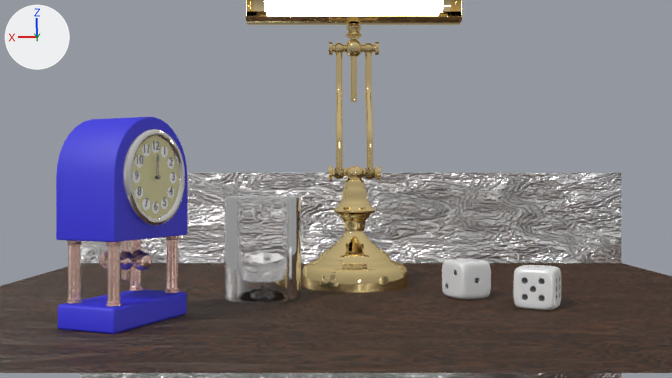
Before and after pictures for a commit that changed the Blender file scenes/bureau.blend.
Rendered twice from the file's camera 'Camera'. The axes (+X, +Y, +Z) are drawn at upper left. The lights are the same throughout. Text is drawn in Blender's own font.

The first picture shows 'Cylinder', 'De', 'De.001', 'Horloge_Base', 'Horloge_Corps', 'Horloge_Fond', 'Horloge_Heures', 'Horloge_Tour', 'Lamp foot', 'Lamp head 3', 'Plane', 'Plane.001', 'Verre'.
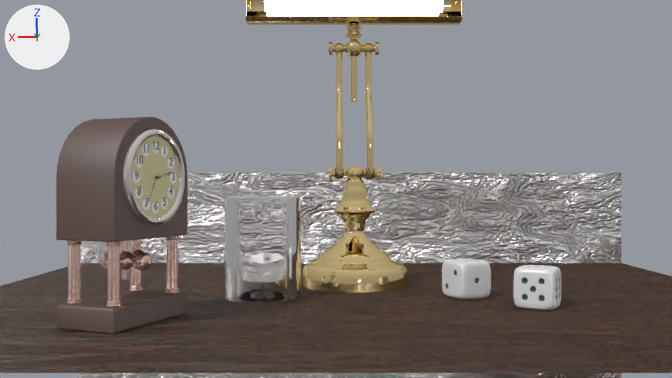
Patch to the scene script:
```diff
--- a/scenes/bureau.blend.py
+++ b/scenes/bureau.blend.py
@@ mat_horloge_corps @@
 n1 = _N.new('ShaderNodeGroup'); n1.name = 'Group'
 n1.node_tree = ng_pbr_dielectric
-n1.inputs[0].default_value = (0.0193, 0.0136, 0.8, 1.0)  # 'Color', blue #261fe7
+n1.inputs[0].default_value = (0.0689, 0.0154, 0.0019, 1.0)  # 'Color', brown #4a2106
 n1.inputs[1].default_value = 0.655  # 'Roughness'
-n1.inputs[2].default_value = 0.218  # 'Reflection'
+n1.inputs[2].default_value = 0.336  # 'Reflection'
 n1.inputs[3].default_value = (0.0, 0.0, 0.0)  # 'Normal'
@@ ob_horloge_heures @@
 ob_horloge_heures.location = (0.0, -0.0053, 0.0)
-ob_horloge_heures.rotation_euler = (1.571, 0.0, 0.0)  # degrees (90, 0, 0)
+ob_horloge_heures.rotation_euler = (1.571, 1.353, 0.0)  # degrees (90, 78, 0)
 ob_horloge_heures.scale = (0.00263, 0.00263, 0.00114)
```

Boxes [x1, y1, x2, y2] around the edits, measured in the pictures (672 x 378 px):
'Horloge_Corps', recoloured, surface changed: [56, 117, 187, 242] in both
'Horloge_Base', recoloured, surface changed (blue to brown): [58, 289, 187, 334] in both
'Horloge_Heures', turned: before [157, 154, 160, 179]; after [157, 172, 171, 179]
